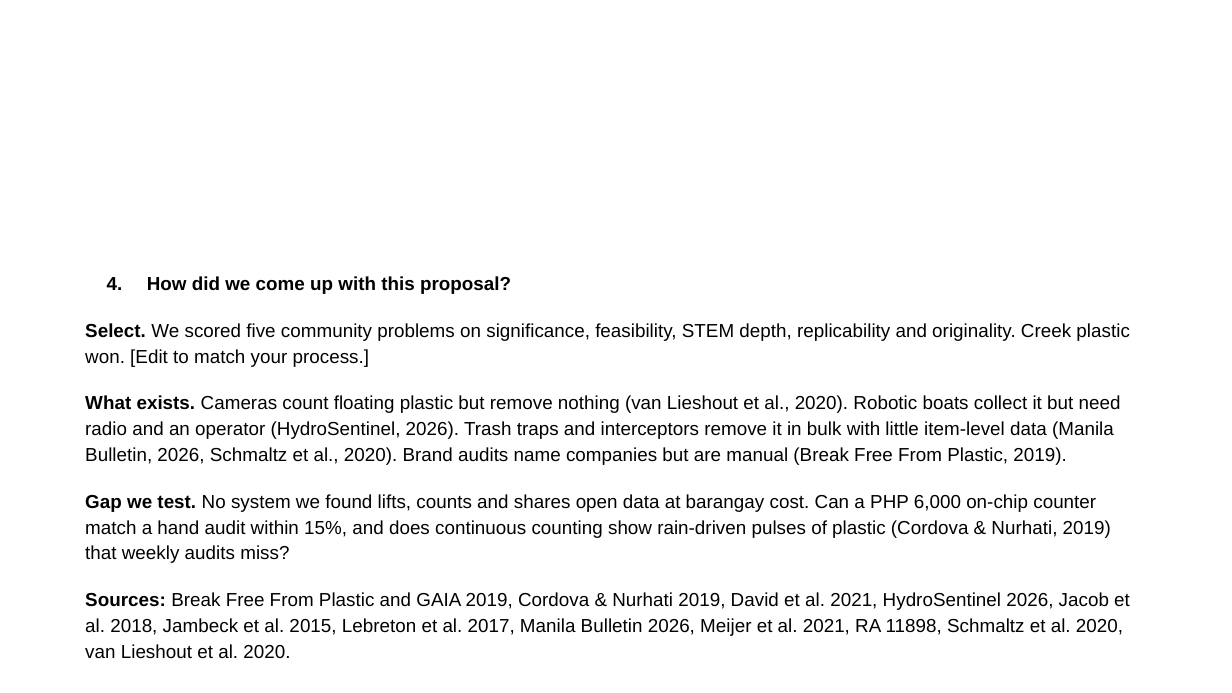
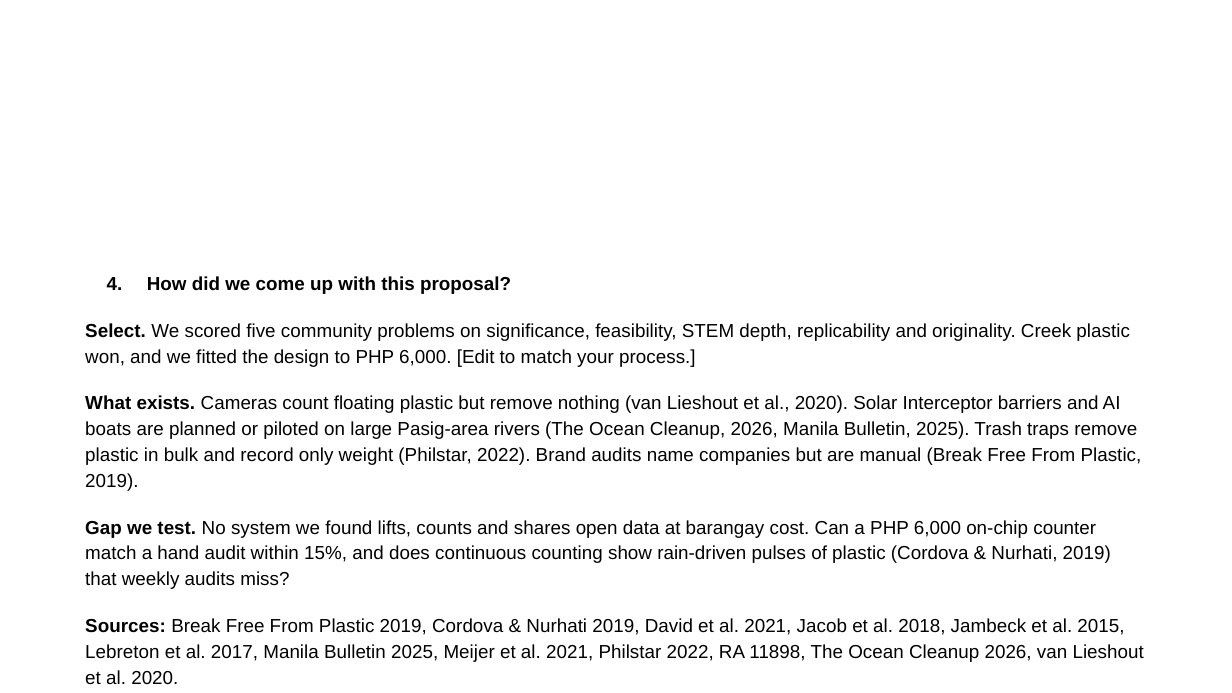
Before and after one commit to tmommu/research, a slide deck: slide 3 of sft_entry/SAGIP_SFT2026_Entry_PPT.pptx. Drawn at 1232x693 pixels with LibreOffice and Linux fonts; fonts in the diff are those of the drawing; background and template pictures are left out. Boxes give left, top, right and bottom in pixels: in the first picture for what was removed or moved away, otherwise in the second. Text is boxed around its words. In the diff, an @@ line names an element or a change of style, - is before the commit and + after.

```diff
--- a/sft_entry/SAGIP_SFT2026_Entry_PPT.pptx
+++ b/sft_entry/SAGIP_SFT2026_Entry_PPT.pptx
@@ text at <box>85,323,1142,491</box>: text changed @@
-Select. We scored five community problems on significance, feasibility, STEM depth, replicability and originality. Creek plastic won. [Edit to match your process.]
-What exists. Cameras count floating plastic but remove nothing (van Lieshout et al., 2020). Robotic boats collect it but need radio and an operator (HydroSentinel, 2026). Trash traps and interceptors remove it in bulk with little item-level data (Manila Bulletin, 2026, Schmaltz et al., 2020). Brand audits name companies but are manual (Break Free From Plastic, 2019).
+Select. We scored five community problems on significance, feasibility, STEM depth, replicability and originality. Creek plastic won, and we fitted the design to PHP 6,000. [Edit to match your process.]
+What exists. Cameras count floating plastic but remove nothing (van Lieshout et al., 2020). Solar Interceptor barriers and AI boats are planned or piloted on large Pasig-area rivers (The Ocean Cleanup, 2026, Manila Bulletin, 2025). Trash traps remove plastic in bulk and record only weight (Philstar, 2022). Brand audits name companies but are manual (Break Free From Plastic, 2019).
@@ text at <box>85,618,1144,685</box>: text changed @@
-Sources: Break Free From Plastic and GAIA 2019, Cordova & Nurhati 2019, David et al. 2021, HydroSentinel 2026, Jacob et al. 2018, Jambeck et al. 2015, Lebreton et al. 2017, Manila Bulletin 2026, Meijer et al. 2021, RA 11898, Schmaltz et al. 2020, van Lieshout et al. 2020.
+Sources: Break Free From Plastic 2019, Cordova & Nurhati 2019, David et al. 2021, Jacob et al. 2018, Jambeck et al. 2015, Lebreton et al. 2017, Manila Bulletin 2025, Meijer et al. 2021, Philstar 2022, RA 11898, The Ocean Cleanup 2026, van Lieshout et al. 2020.
```
Also in this commit, not shown: 5 other slides changed, 15 other files.
